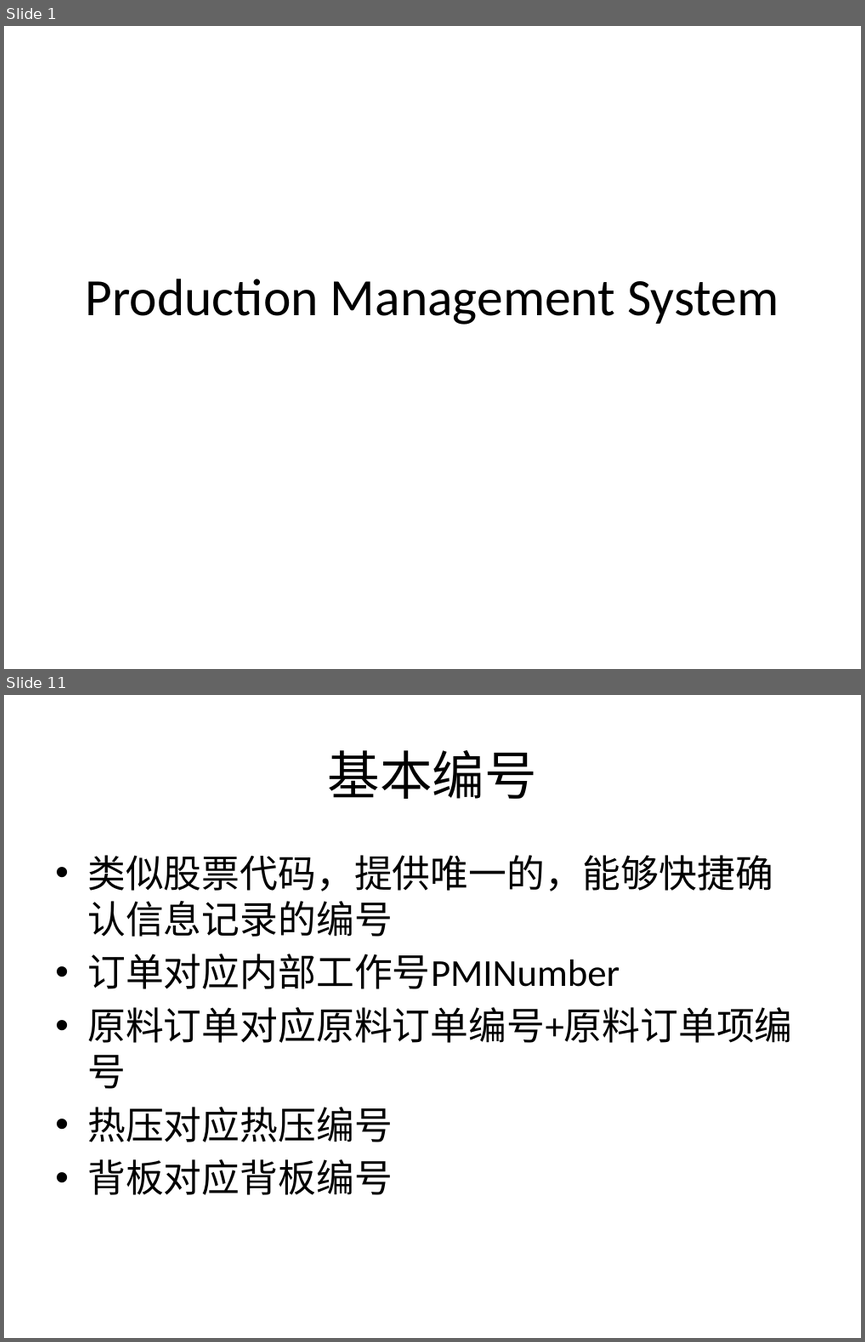
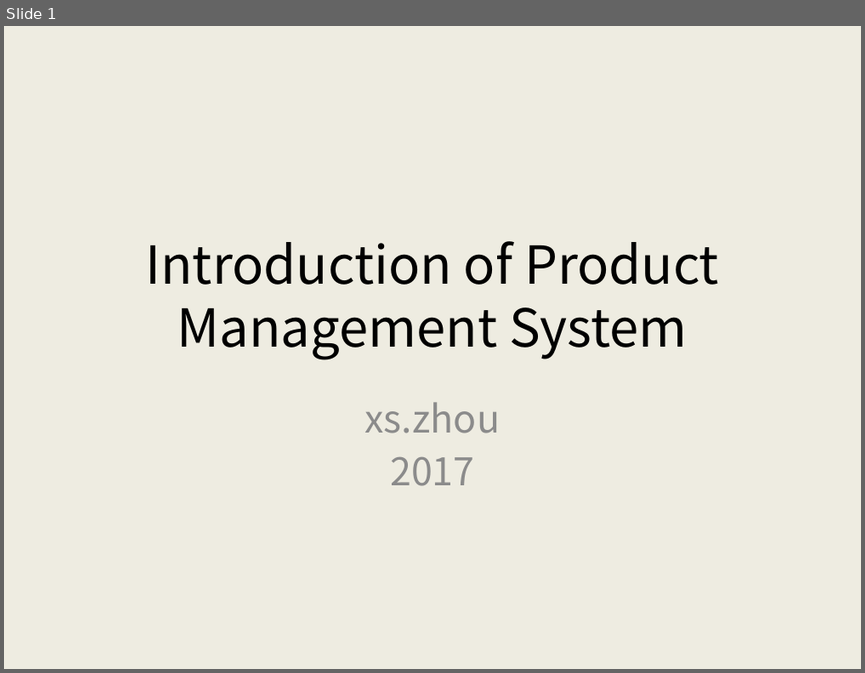
Before and after one commit to AlecSPb/PMS, a slide deck: PMSClient/Resource/Files/pmshelp_en.pptx. Shown one above the other, each under a label of ours: slides 1 and 11 before the commit, slide 1 after it; the slides between them are not shown. The pictures are 865x1342 and 865x673 pixels, drawn with LibreOffice and Linux fonts; fonts in the diff are those of the drawing. Boxes give left, top, right and bottom in pixels: in the first picture for what was removed or moved away, otherwise in the second. Text is boxed around its words. In the diff, an @@ line names an element or a change of style, - is before the commit and + after.

```diff
--- a/PMSClient/Resource/Files/pmshelp_en.pptx
+++ b/PMSClient/Resource/Files/pmshelp_en.pptx
@@ slide 11 removed at (4, 695, 861, 1338), background #FFFFFF @@
@@ title removed at (328, 750, 537, 799) @@
-基本编号
@@ text removed at (87, 855, 793, 1195) @@
-• 类似股票代码，提供唯一的，能够快捷确认信息记录的编号
-• 订单对应内部工作号PMINumber
-• 原料订单对应原料订单编号+原料订单项编号
-• 热压对应热压编号
-• 背板对应背板编号
@@ slide 1 changed as well @@
@@ background #FFFFFF to #EEECE1 @@
@@ title at (145, 241, 719, 360): text changed; font Calibri to Noto Sans CJK SC @@
-Production Management System
+Introduction of Product Management System
@@ subtitle added at (365, 402, 500, 486), 32 pt, text #8C8C8C @@
+xs.zhou
+2017
```
Also in this commit, not shown: 1 other slide changed, 12 slides added, 9 other slides removed, 1 other file.
